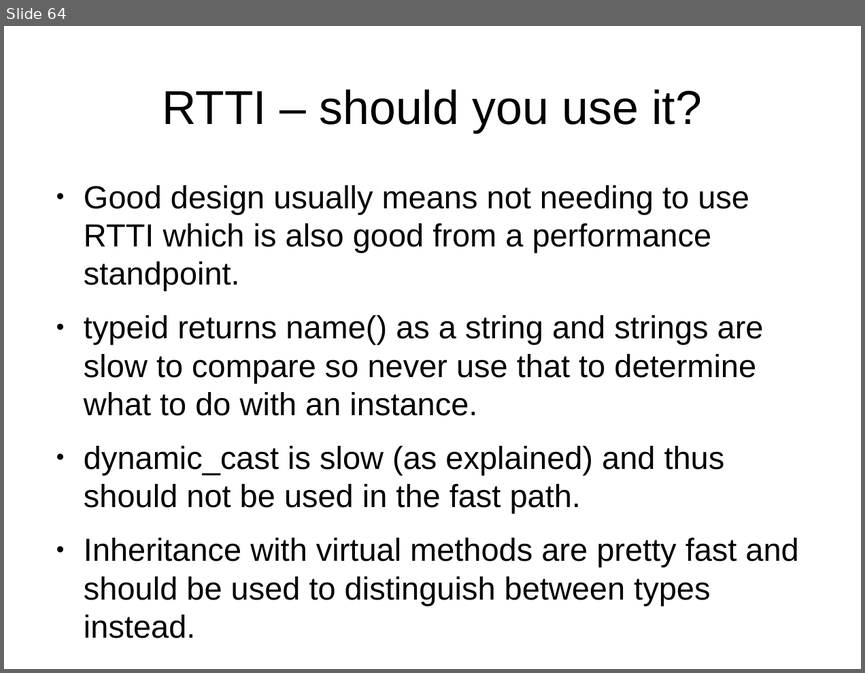
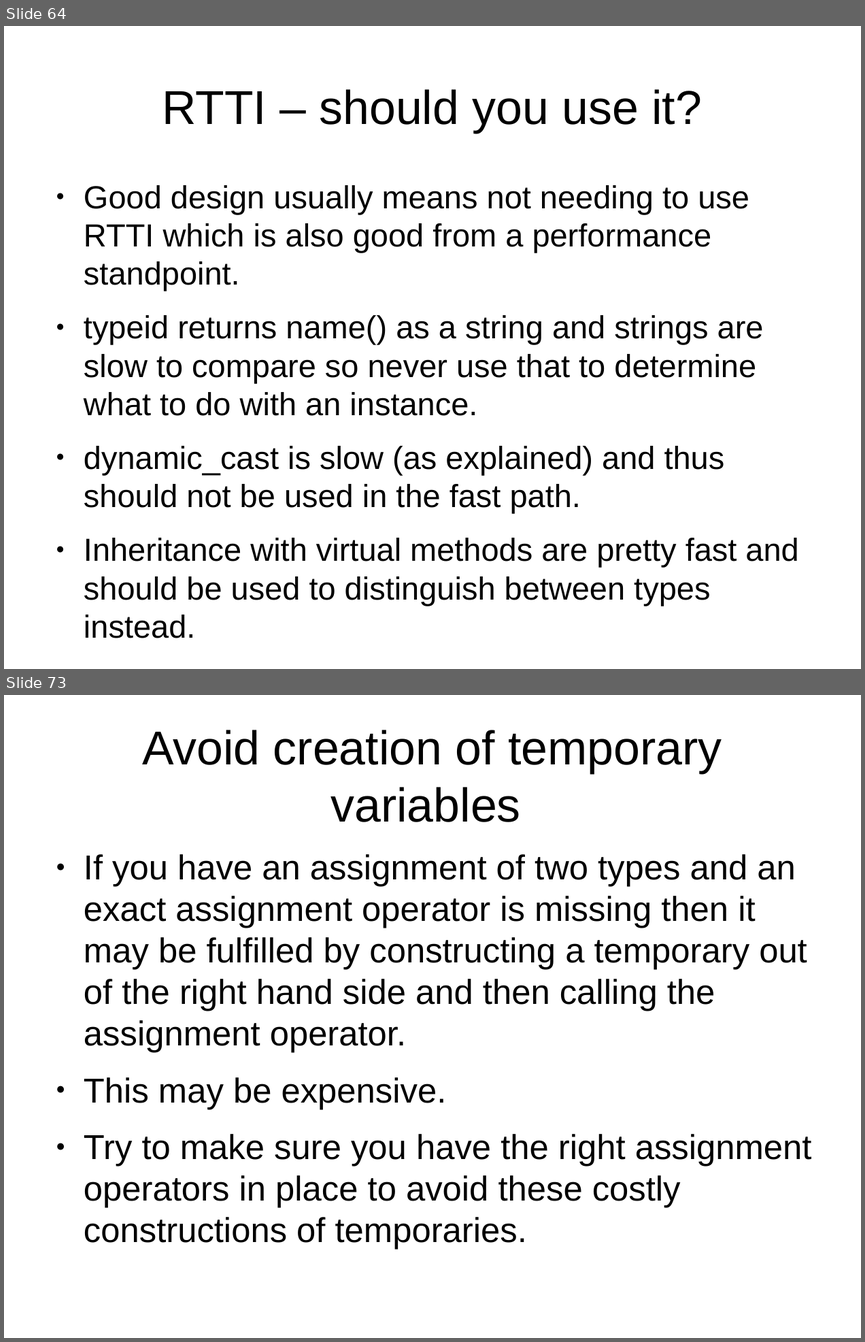
Before and after one commit to veltzer/demos, a slide deck: cpp/multi_core/effective_cplusplus.odp. Shown one above the other, each under a label of ours: slide 64 before the commit, slides 64 and 73 after it; the slides between them are not shown. The pictures are 865x673 and 865x1342 pixels, drawn with LibreOffice and Linux fonts; fonts in the diff are those of the drawing. Boxes give left, top, right and bottom in pixels: in the first picture for what was removed or moved away, otherwise in the second. Text is boxed around its words. In the diff, an @@ line names an element or a change of style, - is before the commit and + after.

```diff
--- a/cpp/multi_core/effective_cplusplus.odp
+++ b/cpp/multi_core/effective_cplusplus.odp
@@ slide 73 added at (4, 695, 861, 1338), background #FFFFFF @@
@@ title added at (142, 730, 721, 822), 44 pt, text #000000 @@
+Avoid creation of temporary variables
@@ text added at (84, 854, 812, 1249), 32 pt, text #000000 @@
+● If you have an assignment of two types and an exact assignment operator is missing then it may be fulfilled by constructing a temporary out of the right hand side and then calling the assignment operator.
+● This may be expensive.
+● Try to make sure you have the right assignment operators in place to avoid these costly constructions of temporaries.
```
Also in this commit, not shown: 12 other slides added, 1 other file.
